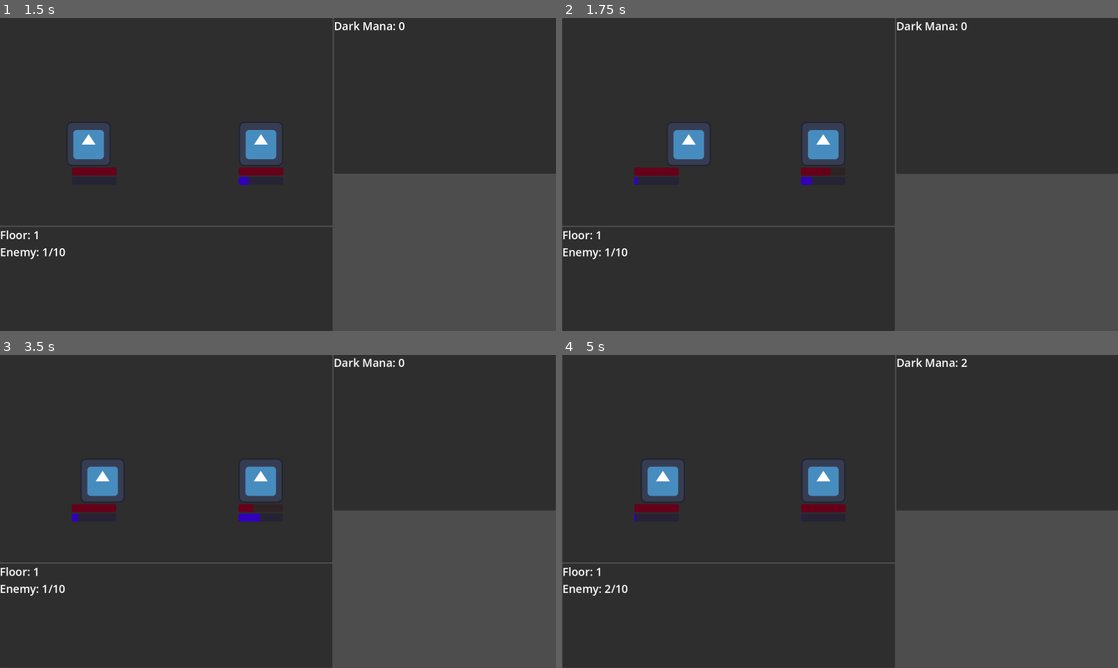
Above: before the commit, frames 1-4 (two rows, left to right).
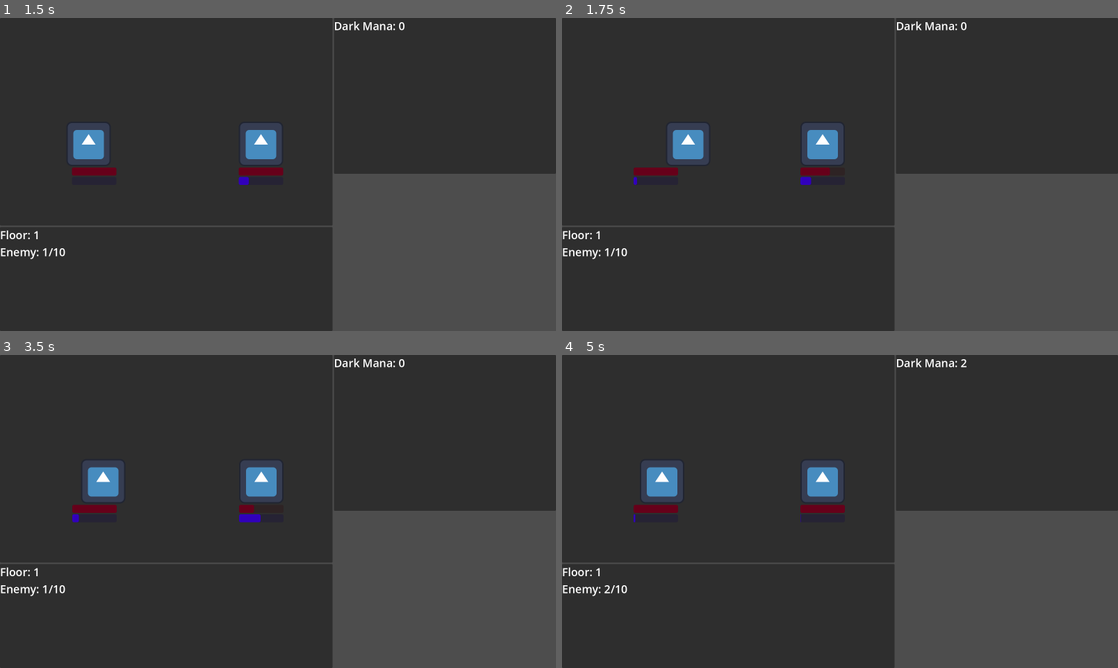
Above: after the commit, the same moments.

Repository: KeremArdaK/idling_to_cultivate
Game: Godot game, scene res://Scenes/battlescene.tscn
Same seed, same stepped clock (60 frames per second), same inputs: the game is played once before the commit and once after it. The project has no main scene, so this scene is started directly. The engine's default icon, where the game draws it, is replaced by a stand-in: a white triangle on a blue panel in a dark square.
Inputs:
- Up to frame 1 (1.5 s): tap Enter at 0.5 s; tap Space at 1.25 s
- Up to frame 2 (1.75 s): no input
- Up to frame 3 (3.5 s): tap Enter at 2.75 s
- Up to frame 4 (5 s): tap Space at 4.25 s

Frame 1 is identical in both runs. In frame 2, 0.5% of the frame differs, in the area x 0-73%, y 1-78%; in frame 3, 0.7%; in frame 4, 0.7%, in the area x 0-73%, y 0-78%.

Commit message:
Removed Camera, Added HBox Shake

Diff:
--- a/Scenes/battlescene.gd
+++ b/Scenes/battlescene.gd
@@ -2,10 +2,12 @@
 
 @onready var player_spot = $HBoxContainer/LeftSide/LeftTopPanel/HBoxContainer/PlayerSpot
 @onready var enemy_spot = $HBoxContainer/LeftSide/LeftTopPanel/HBoxContainer/EnemySpot
-@onready var camera = $Camera2D
 @onready var label_floor = $HBoxContainer/LeftSide/LeftBottomPanel/VBoxContainer/FloorLabel
 @onready var label_enemy_count = $HBoxContainer/LeftSide/LeftBottomPanel/VBoxContainer/EnemyCountLabel
 @onready var label_dark_mana = $HBoxContainer/RightSide/RightTopPanel/VBoxContainer/DarkManaLabel
+@onready var arena_box = $HBoxContainer/LeftSide/LeftTopPanel/HBoxContainer
+
+var original_arena_pos: Vector2
 var entity_scene = preload("res://Scenes/battleentity.tscn")
 var player_entity
 var enemy_entity
@@ -22,6 +24,10 @@
 func _ready() -> void:
 	setup_arena()
 	update_ui()
+	call_deferred("save_original_pos")
+
+func save_original_pos() -> void:
+	original_arena_pos = arena_box.position
 func setup_arena() -> void:
 	player_entity = entity_scene.instantiate()
 	enemy_entity = entity_scene.instantiate()
@@ -46,8 +52,10 @@
 func _process(delta: float) -> void:
 	#kamera sarsıntısı eklencek
 	if shake_strength > 0:
-		camera.offset = Vector2(randf_range(-shake_strength, shake_strength), randf_range(-shake_strength, shake_strength))
+		arena_box.position = original_arena_pos + Vector2(randf_range(-shake_strength, shake_strength), randf_range(-shake_strength, shake_strength))
 		shake_strength = lerpf(shake_strength, 0.0, 5 * delta)
+	else:
+		arena_box.position = original_arena_pos
 	if is_combat_paused:
 		return
 
--- a/Scenes/battlescene.tscn
+++ b/Scenes/battlescene.tscn
@@ -10,9 +10,6 @@
 grow_horizontal = 2
 grow_vertical = 2
 script = ExtResource("1_06jng")
-
-[node name="Camera2D" type="Camera2D" parent="." unique_id=2028935612]
-anchor_mode = 0
 
 [node name="HBoxContainer" type="HBoxContainer" parent="." unique_id=927098094]
 layout_mode = 1
--- /dev/null
+++ b/Scenes/master_scene.tscn
@@ -0,0 +1,87 @@
+[gd_scene format=3 uid="uid://bjs2lhi1xm34d"]
+
+[ext_resource type="PackedScene" uid="uid://bt1sw4td63udd" path="res://Scenes/battlescene.tscn" id="1_hytem"]
+
+[node name="MasterScene" type="Control" unique_id=987181421]
+layout_mode = 3
+anchors_preset = 15
+anchor_right = 1.0
+anchor_bottom = 1.0
+grow_horizontal = 2
+grow_vertical = 2
+
+[node name="MainVBox" type="VBoxContainer" parent="." unique_id=338501794]
+layout_mode = 1
+anchors_preset = 15
+anchor_right = 1.0
+anchor_bottom = 1.0
+grow_horizontal = 2
+grow_vertical = 2
+
+[node name="PanelContainer" type="PanelContainer" parent="MainVBox" unique_id=1887811305]
+layout_mode = 2
+
+[node name="TopNavBar" type="HBoxContainer" parent="MainVBox/PanelContainer" unique_id=386602944]
+layout_mode = 2
+theme_override_constants/separation = 15
+
+[node name="Btn_Battle" type="Button" parent="MainVBox/PanelContainer/TopNavBar" unique_id=819451783]
+layout_mode = 2
+theme_override_font_sizes/font_size = 30
+text = "BATTLE
+"
+
+[node name="Btn_Gacha" type="Button" parent="MainVBox/PanelContainer/TopNavBar" unique_id=14920798]
+layout_mode = 2
+theme_override_font_sizes/font_size = 30
+text = "GACHA"
+
+[node name="Btn_Inv" type="Button" parent="MainVBox/PanelContainer/TopNavBar" unique_id=583540087]
+layout_mode = 2
+theme_override_font_sizes/font_size = 30
+text = "INVENTORY"
+
+[node name="Btn_Settings" type="Button" parent="MainVBox/PanelContainer/TopNavBar" unique_id=1551938864]
+layout_mode = 2
+theme_override_font_sizes/font_size = 30
+text = "SETTINGS"
+
+[node name="Btn_Skills" type="Button" parent="MainVBox/PanelContainer/TopNavBar" unique_id=1739591713]
+layout_mode = 2
+theme_override_font_sizes/font_size = 30
+text = "SKILLS"
+
+[node name="Btn_Info" type="Button" parent="MainVBox/PanelContainer/TopNavBar" unique_id=1813953803]
+layout_mode = 2
+theme_override_font_sizes/font_size = 30
+text = "INFO"
+
+[node name="Btn_SaveLoad" type="Button" parent="MainVBox/PanelContainer/TopNavBar" unique_id=459428730]
+layout_mode = 2
+theme_override_font_sizes/font_size = 30
+text = "SAVE/LOAD"
+
+[node name="Btn_Prestige" type="Button" parent="MainVBox/PanelContainer/TopNavBar" unique_id=1403224923]
+layout_mode = 2
+theme_override_font_sizes/font_size = 30
+text = "PRESTIGE"
+
+[node name="Btn_Story" type="Button" parent="MainVBox/PanelContainer/TopNavBar" unique_id=1936245877]
+layout_mode = 2
+theme_override_font_sizes/font_size = 30
+text = "STORY"
+
+[node name="MarginContainer" type="MarginContainer" parent="MainVBox" unique_id=1934168225]
+layout_mode = 2
+size_flags_vertical = 3
+
+[node name="BattleScene" parent="MainVBox/MarginContainer" unique_id=1601488368 instance=ExtResource("1_hytem")]
+layout_mode = 2
+
+[node name="Camera2D" parent="MainVBox/MarginContainer/BattleScene" index="0" unique_id=2028935612]
+position = Vector2(-2, -50)
+
+[node name="GachaScene" type="Control" parent="MainVBox/MarginContainer" unique_id=1230620265]
+layout_mode = 2
+
+[editable path="MainVBox/MarginContainer/BattleScene"]
